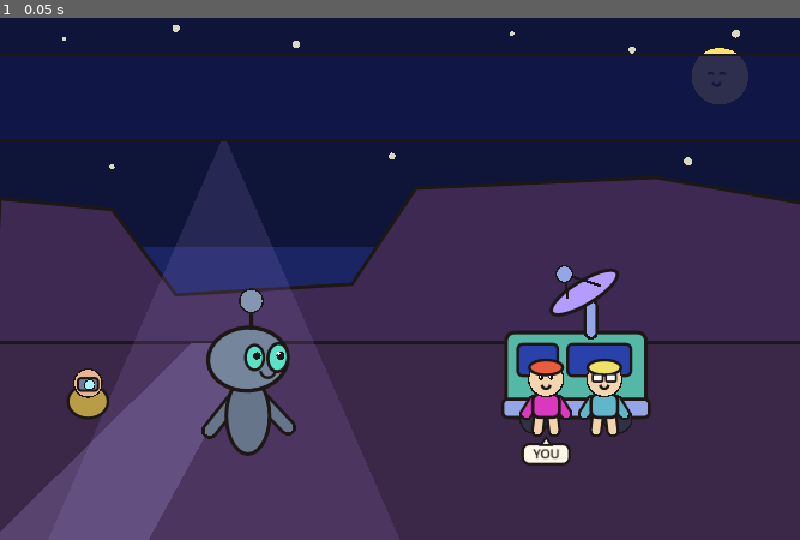
Above: before the commit, frame 1.
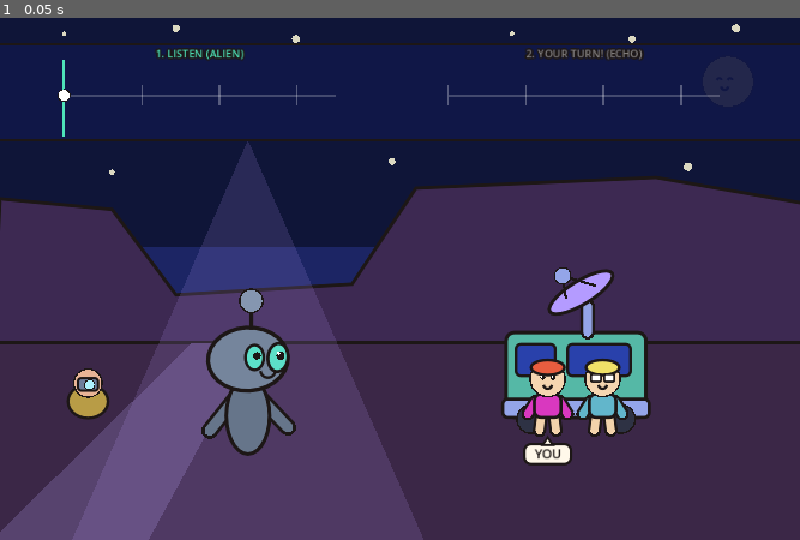
Above: after the commit, the same moment.

Repository: 1beenlee/rhythm-rhythm
Game: Godot game, scene res://games/echo_planet/visual.tscn
Two runs of this game, one before a commit and one after it. Both use one fixed random seed, a clock stepped at 60 frames per second and the inputs below. This scene is started directly instead of the project's main scene.
Inputs:
- Up to frame 1 (0.05 s): no input

The runs differ from the first frame. In frame 1, 5.4% of the frame differs, in the area x 0-100%, y 1-100%.

Commit message:
fix(v0.2): lock Echo Planet and stage soundtracks/visuals 100% to chart beats

Diff:
--- a/games/echo_planet/visual.gd
+++ b/games/echo_planet/visual.gd
@@ -14,44 +14,46 @@
 func _draw() -> void:
     var w := size.x
     var h := size.y
-    var beat := current_beat()
-    var cycle_beat := fposmod(beat, 8.0)
-    var is_response_turn := (cycle_beat >= 3.45 and cycle_beat <= 7.65) and beat < 48.0
-    var pulse := 0.0 if reduced_motion else sin(beat * TAU)
-    var half_pulse := 0.0 if reduced_motion else absf(sin(beat * PI))
-    var next_diff := next_event_diff("tap")
+    var song_started := (session == null or session.active or session.song_time > 0.0)
+    var beat := current_beat() if song_started else -1.0
+    var cycle_beat := fposmod(maxf(0.0, beat), 8.0)
+    var is_response_turn := song_started and (cycle_beat >= 3.5 and cycle_beat < 8.0) and beat < 48.0
+    var pulse := 0.0 if reduced_motion else sin(maxf(0.0, beat) * TAU)
+    var half_pulse := 0.0 if reduced_motion else absf(sin(maxf(0.0, beat) * PI))
+    var next_diff := next_event_diff("tap") if song_started else 999.0
     var ant_ratio := clampf(1.0 - (next_diff / 0.55), 0.0, 1.0) if (next_diff >= 0.0 and next_diff <= 0.55) else 0.0
     var react_ratio := clampf(reaction_timer / 0.45, 0.0, 1.0)
 
     # Check if the alien is currently singing a call note
     var active_call_tone := -1
     var call_pop := 0.0
-    for c_item in chart.get("calls", []):
-        var d := beat - float(c_item.get("beat", -99.0))
-        if d >= -0.04 and d <= 0.42:
-            active_call_tone = int(c_item.get("tone", 0))
-            call_pop = clampf(1.0 - d / 0.42, 0.0, 1.0)
+    if song_started:
+        for c_item in chart.get("calls", []):
+            var d := beat - float(c_item.get("beat", -99.0))
+            if d >= -0.02 and d <= 0.38:
+                active_call_tone = int(c_item.get("tone", 0))
+                call_pop = clampf(1.0 - maxf(0.0, d) / 0.38, 0.0, 1.0)
 
     # 1. Deep Cosmic Night Sky & Twinkling Stars
     draw_rect(Rect2(0, 0, w, h), SKY_MID)
     draw_rect(Rect2(0, 0, w, h * 0.45), SKY_TOP)
     var star_seeds := [
-        Vector2(0.08, 0.06), Vector2(0.22, 0.04), Vector2(0.37, 0.07),
-        Vector2(0.64, 0.05), Vector2(0.79, 0.08), Vector2(0.92, 0.05),
-        Vector2(0.14, 0.30), Vector2(0.49, 0.28), Vector2(0.86, 0.29),
+        Vector2(0.08, 0.05), Vector2(0.22, 0.04), Vector2(0.37, 0.06),
+        Vector2(0.64, 0.05), Vector2(0.79, 0.06), Vector2(0.92, 0.04),
+        Vector2(0.14, 0.31), Vector2(0.49, 0.29), Vector2(0.86, 0.30),
     ]
     for s_idx in range(star_seeds.size()):
         var sv: Vector2 = star_seeds[s_idx]
         var tw := 2.5 + (0.0 if reduced_motion else absf(sin(beat * 1.5 + float(s_idx))) * 2.5)
         draw_circle(Vector2(sv.x * w, sv.y * h), tw, Color(1.0, 0.98, 0.85, 0.85))
 
-    # Sleepy / Grooving Crescent Moon in Upper Right
-    var moon_pos := Vector2(w * 0.90, h * 0.13)
-    CartoonDraw.draw_outlined_circle(self, moon_pos, 34.0, Color("ffe270"), CartoonDraw.INK, 3.8)
-    CartoonDraw.draw_eyes(self, moon_pos + Vector2(-4, -2), 14.0, 3.2, "happy")
-    CartoonDraw.draw_mouth(self, moon_pos + Vector2(-4, 8), 10.0, 6.0, "smile")
-
-    # 2. Canyon Mesa Silhouettes & Desert Planet Ground (First Contact homage)
+    # Grooving Crescent Moon in Upper Right
+    var moon_pos := Vector2(w * 0.91, h * 0.14)
+    CartoonDraw.draw_outlined_circle(self, moon_pos, 30.0, Color("ffe270"), CartoonDraw.INK, 3.8)
+    CartoonDraw.draw_eyes(self, moon_pos + Vector2(-4, -2), 13.0, 3.0, "happy")
+    CartoonDraw.draw_mouth(self, moon_pos + Vector2(-4, 7), 9.0, 5.5, "smile")
+
+    # 2. Canyon Mesa Silhouettes & Desert Planet Ground
     var mesa_far := PackedVector2Array([
         Vector2(-10, h * 0.68),
         Vector2(0, h * 0.36),
@@ -67,7 +69,6 @@
     draw_rect(Rect2(0, h * 0.63, w, h * 0.37), GROUND_COL)
     draw_line(Vector2(0, h * 0.63), Vector2(w, h * 0.63), CartoonDraw.INK, 4.5)
 
-    # Winding alien desert road
     var road_pts := PackedVector2Array([
         Vector2(w * 0.24, h * 0.63),
         Vector2(w * 0.32, h * 0.63),
@@ -77,21 +78,22 @@
     draw_colored_polygon(road_pts, Color("57436e"))
 
     # Spotlight Cone showing LISTEN (Left Alien) vs YOUR TURN (Right Crew)
-    var spot_x := w * 0.70 if is_response_turn else w * 0.28
-    var spot_col := Color(0.38, 0.95, 0.82, 0.13) if is_response_turn else Color(0.75, 0.62, 1.0, 0.13)
+    var van_x := w * (0.67 if w < 500.0 else 0.72)
+    var spot_x := van_x if is_response_turn else w * 0.31
+    var spot_col := Color(0.38, 0.95, 0.82, 0.15) if is_response_turn else Color(0.75, 0.62, 1.0, 0.15)
     var spot_pts := PackedVector2Array([
-        Vector2(spot_x, h * 0.24),
+        Vector2(spot_x, h * 0.25),
         Vector2(spot_x - w * 0.22, h),
         Vector2(spot_x + w * 0.22, h),
     ])
     draw_colored_polygon(spot_pts, spot_col)
 
-    # 3. Upper Sky Call-and-Response Phrase Band (Syllable Star Icons!)
-    var band_rect := Rect2(0, h * 0.09, w, h * 0.16)
-    draw_rect(band_rect, Color(BAND_BG.r, BAND_BG.g, BAND_BG.b, 0.88))
+    # 3. Upper Sky Call-and-Response Phrase Band with Live Beat Grid & Comet Playhead!
+    var band_rect := Rect2(0, h * 0.07, w, h * 0.18)
+    draw_rect(band_rect, Color(BAND_BG.r, BAND_BG.g, BAND_BG.b, 0.92))
     draw_line(Vector2(0, band_rect.position.y), Vector2(w, band_rect.position.y), CartoonDraw.INK, 3.5)
     draw_line(Vector2(0, band_rect.end.y), Vector2(w, band_rect.end.y), CartoonDraw.INK, 3.5)
-    _draw_phrase_constellation_band(band_rect, beat, is_response_turn)
+    _draw_phrase_constellation_band(band_rect, beat, cycle_beat, is_response_turn)
 
     # 4. Left Stage: Expressive Alien Lead Singer ("Luma-Lou") + Observer Photographer
     var observer_pos := Vector2(w * 0.11, h * 0.74)
@@ -101,82 +103,129 @@
     _draw_alien_singer(alien_pos, beat, half_pulse, active_call_tone, call_pop, react_ratio)
 
     # 5. Right Stage: Radar Van + Satellite Dish + Player Duo ("Pip & Astro" with YOU badge)
-    var van_pos := Vector2(w * (0.67 if w < 500.0 else 0.72), h * 0.77)
+    var van_pos := Vector2(van_x, h * 0.77)
     _draw_radar_van_and_crew(van_pos, beat, pulse, half_pulse, is_response_turn, ant_ratio, react_ratio)
 
-    # 6. Neon Star Concert Burst on Hit!
+    # 6. 4-Beat Traveling Cosmic Soundwave Pulses from Alien Antenna -> Radar Dish!
+    var alien_emit_pos := alien_pos + Vector2(36.0, -108.0)
+    var dish_target_pos := van_pos + Vector2(10.0, -148.0)
+    _draw_traveling_echo_pulses(alien_emit_pos, dish_target_pos, beat)
+
+    # 7. Neon Star Concert Burst on Hit!
     if react_ratio > 0.0:
-        _draw_echo_hit_stars(Vector2(w * 0.72, h * 0.62), react_ratio)
+        _draw_echo_hit_stars(Vector2(van_x, h * 0.62), react_ratio)
 
     paint_feedback()
 
-func _draw_phrase_constellation_band(band_rect: Rect2, beat: float, is_response_turn: bool) -> void:
-    var cycle_start := floorf(beat / 8.0) * 8.0
+func _draw_phrase_constellation_band(band_rect: Rect2, beat: float, cycle_beat: float, is_response_turn: bool) -> void:
+    var w := band_rect.size.x
+    var cy := band_rect.get_center().y + 4.0
+    var cycle_start := floorf(maxf(0.0, beat) / 8.0) * 8.0
     if cycle_start >= 48.0:
         cycle_start = 40.0
-    var cy := band_rect.get_center().y
+
+    # Left track: LISTEN (rel 0.0 .. 3.5) mapped across x = [0.08*w .. 0.42*w]
+    var l_start := w * 0.08
+    var l_span := w * 0.34
+    # Right track: YOUR TURN (rel 0.0 .. 3.5) mapped across x = [0.56*w .. 0.90*w]
+    var r_start := w * 0.56
+    var r_span := w * 0.34
+
+    # Phase headers
+    var listen_col := CartoonDraw.MINT if not is_response_turn else Color(1, 1, 1, 0.45)
+    var turn_col := CartoonDraw.GOLD if is_response_turn else Color(1, 1, 1, 0.45)
+    CartoonDraw.draw_outlined_text(self, Vector2(l_start, band_rect.position.y + 16.0), "1. LISTEN (ALIEN)", int(l_span), 13, listen_col, CartoonDraw.INK, 2.2)
+    CartoonDraw.draw_outlined_text(self, Vector2(r_start, band_rect.position.y + 16.0), "2. YOUR TURN! (ECHO)", int(r_span), 13, turn_col, CartoonDraw.INK, 2.2)
+
+    # Draw 4 integer beat grid ticks (0, 1, 2, 3) on both Left and Right tracks so offbeats (0.5, 1.5, 2.5) are 100% readable!
+    draw_line(Vector2(l_start, cy), Vector2(l_start + l_span, cy), Color(1, 1, 1, 0.22), 2.5)
+    draw_line(Vector2(r_start, cy), Vector2(r_start + r_span, cy), Color(1, 1, 1, 0.22), 2.5)
+    for b_tick in range(4):
+        var u_tick := float(b_tick) / 3.5
+        var lx := l_start + u_tick * l_span
+        var rx := r_start + u_tick * r_span
+        var l_pulse := beat >= 0.0 and (absf(cycle_beat - float(b_tick)) < 0.18)
+        var r_pulse := beat >= 0.0 and (absf((cycle_beat - 4.0) - float(b_tick)) < 0.18)
+        draw_line(Vector2(lx, cy - 12.0), Vector2(lx, cy + 12.0), CartoonDraw.MINT if l_pulse else Color(1, 1, 1, 0.30), 3.0 if l_pulse else 1.8)
+        draw_line(Vector2(rx, cy - 12.0), Vector2(rx, cy + 12.0), CartoonDraw.GOLD if r_pulse else Color(1, 1, 1, 0.30), 3.0 if r_pulse else 1.8)
 
     # Collect calls and events in this 8-beat phrase
-    var phrase_calls: Array = []
     for c_item in chart.get("calls", []):
         var cb := float(c_item.get("beat", 0.0))
         if cb >= cycle_start - 0.1 and cb < cycle_start + 4.0:
-            phrase_calls.append(c_item)
-
-    var phrase_events: Array = []
+            var rel := cb - cycle_start
+            var sx := l_start + (rel / 3.5) * l_span
+            var sy := cy - float(int(c_item.get("tone", 0)) - 1) * 6.0
+            var sung := beat >= cb - 0.03
+            var active_now := absf(beat - cb) <= 0.22
+            var r := 22.0 if active_now else (17.0 if sung else 12.0)
+            var col := CartoonDraw.GOLD if active_now else (Color("9be8ff") if sung else Color("34437a"))
+            CartoonDraw.draw_star(self, Vector2(sx, sy), r, r * 0.45, 4, 0.0, col, CartoonDraw.INK, 3.2)
+
     var events: Array = chart.get("events", [])
     for i in range(events.size()):
         var eb := float(events[i].get("beat", 0.0))
         if eb >= cycle_start + 3.5 and eb < cycle_start + 8.0:
-            phrase_events.append({"index": i, "beat": eb, "rel": eb - (cycle_start + 4.0)})
-
-    # Left half of band: Alien Call Syllables (4-pointed cyan/gold stars)
-    for ci in range(phrase_calls.size()):
-        var c_data: Dictionary = phrase_calls[ci]
-        var cb := float(c_data.get("beat", 0.0))
-        var rel := cb - cycle_start
-        var sx := band_rect.size.x * (0.20 + rel * 0.085)
-        var sy := cy - float(int(c_data.get("tone", 0)) - 1) * 8.0
-        var sung := beat >= cb - 0.05
-        var active_now := absf(beat - cb) <= 0.28
-        var r := 24.0 if active_now else (19.0 if sung else 13.0)
-        var col := Color("9be8ff") if sung else Color("34437a")
-        if active_now:
-            col = CartoonDraw.GOLD
-        CartoonDraw.draw_star(self, Vector2(sx, sy), r, r * 0.45, 4, 0.0, col, CartoonDraw.INK, 3.5)
-
-    # Right half of band: Player Echo Planet Targets (ringed planets -> burst stars on hit!)
-    for ei in range(phrase_events.size()):
-        var e_data: Dictionary = phrase_events[ei]
-        var idx: int = int(e_data["index"])
-        var eb: float = float(e_data["beat"])
-        var rel: float = float(e_data["rel"])
-        var px := band_rect.size.x * (0.58 + rel * 0.085)
-        var py := cy
-        var ev_grade := event_grade(idx)
-        var is_hit := (ev_grade == "Perfect" or ev_grade == "Good")
-        var is_missed := (ev_grade == "Miss" or (not is_hit and beat - eb > 0.20))
-        var is_due := absf(eb - beat) <= 0.25
-        if is_hit:
-            CartoonDraw.draw_star(self, Vector2(px, py), 24.0, 11.0, 5, -PI * 0.5, CartoonDraw.GOLD, CartoonDraw.INK, 3.5)
-            CartoonDraw.draw_neon_star_outline(self, Vector2(px, py), 31.0, 15.0, 5, beat * 1.2, CartoonDraw.MINT, 3.0)
-        elif is_missed:
-            CartoonDraw.draw_outlined_circle(self, Vector2(px, py), 14.0, Color("6e4259"), CartoonDraw.INK, 3.0)
-            CartoonDraw.draw_eyes(self, Vector2(px, py), 10.0, 3.0, "dizzy")
+            var rel := eb - (cycle_start + 4.0)
+            var px := r_start + (rel / 3.5) * r_span
+            var py := cy
+            var ev_grade := event_grade(i)
+            var is_hit := (ev_grade == "Perfect" or ev_grade == "Good")
+            var is_missed := (ev_grade == "Miss" or (not is_hit and beat - eb > 0.20))
+            var diff := eb - beat
+            # Shrinking timing approach ring when 0.0 <= diff <= 1.0!
+            if not is_hit and not is_missed and diff >= -0.08 and diff <= 1.0:
+                var ring_r := lerpf(16.0, 40.0, clampf(diff, 0.0, 1.0))
+                var ring_col := CartoonDraw.GOLD if diff <= 0.20 else CartoonDraw.MINT
+                draw_arc(Vector2(px, py), ring_r, 0.0, TAU, 24, ring_col, 3.2, true)
+            if is_hit:
+                CartoonDraw.draw_star(self, Vector2(px, py), 22.0, 10.0, 5, -PI * 0.5, CartoonDraw.GOLD, CartoonDraw.INK, 3.2)
+                CartoonDraw.draw_neon_star_outline(self, Vector2(px, py), 28.0, 13.0, 5, beat * 1.2, CartoonDraw.MINT, 2.8)
+            elif is_missed:
+                CartoonDraw.draw_outlined_circle(self, Vector2(px, py), 13.0, Color("6e4259"), CartoonDraw.INK, 3.0)
+                CartoonDraw.draw_eyes(self, Vector2(px, py), 9.0, 2.8, "dizzy")
+            else:
+                var is_due := absf(diff) <= 0.18
+                var p_col := CartoonDraw.GOLD if is_due else (Color("9c7ae8") if is_response_turn else Color("4a3b78"))
+                var pr := 17.0 if is_due else 14.0
+                CartoonDraw.draw_outlined_ellipse(self, Vector2(px, py), pr * 1.5, pr * 0.46, -0.42, p_col.lightened(0.18), CartoonDraw.INK, 2.8)
+                CartoonDraw.draw_outlined_circle(self, Vector2(px, py), pr, p_col, CartoonDraw.INK, 3.2)
+                CartoonDraw.draw_outlined_text(self, Vector2(px - 12, py + 5), "A", 24, 14, CartoonDraw.PAPER, CartoonDraw.INK, 2.2)
+
+    # Live Sweeping Comet Playhead so the current beat position is 100% unmistakable!
+    if beat >= 0.0 and beat < 48.0:
+        if cycle_beat < 4.0:
+            var play_x := l_start + clampf(cycle_beat / 3.5, 0.0, 1.08) * l_span
+            draw_line(Vector2(play_x, band_rect.position.y + 18.0), Vector2(play_x, band_rect.end.y - 4.0), CartoonDraw.MINT, 3.0)
+            CartoonDraw.draw_outlined_circle(self, Vector2(play_x, cy), 6.5, Color.WHITE, CartoonDraw.INK, 2.5)
         else:
-            var p_col := CartoonDraw.GOLD if is_due else ( Color("9c7ae8") if is_response_turn else Color("4a3b78") )
-            var pr := 18.0 if is_due else 15.0
-            # Planet ring + sphere with "A" cue
-            CartoonDraw.draw_outlined_ellipse(self, Vector2(px, py), pr * 1.55, pr * 0.48, -0.45, p_col.lightened(0.18), CartoonDraw.INK, 3.0)
-            CartoonDraw.draw_outlined_circle(self, Vector2(px, py), pr, p_col, CartoonDraw.INK, 3.5)
-            CartoonDraw.draw_outlined_text(self, Vector2(px - 14, py + 6), "A", 28, 15, CartoonDraw.PAPER, CartoonDraw.INK, 2.5)
+            var play_x := r_start + clampf((cycle_beat - 4.0) / 3.5, 0.0, 1.08) * r_span
+            draw_line(Vector2(play_x, band_rect.position.y + 18.0), Vector2(play_x, band_rect.end.y - 4.0), CartoonDraw.GOLD, 3.5)
+            CartoonDraw.draw_outlined_circle(self, Vector2(play_x, cy), 7.5, CartoonDraw.GOLD, CartoonDraw.INK, 2.5)
+
+func _draw_traveling_echo_pulses(from_pos: Vector2, to_pos: Vector2, beat: float) -> void:
+    # Each event in Echo Planet is exactly 4.0 beats after its call!
+    # Draw a glowing star-note traveling from the Alien to the Radar Dish over those 4.0 beats.
+    var events: Array = chart.get("events", [])
+    for i in range(events.size()):
+        var ev_grade := event_grade(i)
+        if ev_grade == "Perfect" or ev_grade == "Good":
+            continue
+        var eb := float(events[i].get("beat", 0.0))
+        var cb := eb - 4.0
+        if beat < cb or beat > eb + 0.15:
+            continue
+        var progress := clampf((beat - cb) / 4.0, 0.0, 1.0)
+        var arc_lift := sin(progress * PI) * minf(size.y * 0.18, 95.0)
+        var pos := from_pos.lerp(to_pos, progress) + Vector2(0, -arc_lift)
+        var col := CartoonDraw.GOLD if progress >= 0.85 else CartoonDraw.MINT
+        CartoonDraw.draw_star(self, pos, 15.0 + progress * 5.0, 7.0 + progress * 2.0, 5, beat * 3.0, col, CartoonDraw.INK, 3.0)
 
 func _draw_observer_character(pos: Vector2, _beat: float, half_pulse: float, react_ratio: float) -> void:
     var squat := 0.0 if reduced_motion else half_pulse * 4.0
     var p := pos + Vector2(0, squat)
     CartoonDraw.draw_outlined_ellipse(self, p, 24.0, 20.0, 0.0, Color("b89c46"), CartoonDraw.INK, 3.5)
     CartoonDraw.draw_outlined_circle(self, p + Vector2(0, -22), 16.0, Color("e8b496"), CartoonDraw.INK, 3.5)
-    # Camera held in front of face
     CartoonDraw.draw_outlined_box(self, Rect2(p.x - 12, p.y - 28, 24, 15), Color("6e7d9c"), CartoonDraw.INK, 3.0, 4.0)
     CartoonDraw.draw_outlined_circle(self, p + Vector2(2, -20), 5.5, Color("aef2ff"), CartoonDraw.INK, 2.5)
     if react_ratio > 0.0 and last_grade == "Perfect":
@@ -186,31 +235,26 @@
     var bob := 0.0 if reduced_motion else half_pulse * 8.0
     var singing := active_tone >= 0
     var body_pos := base_pos + Vector2(0, -34.0 + bob)
-    # Alien slender torso & outstretched arms
     var arm_lift := call_pop * 26.0 if singing else (0.0 if reduced_motion else half_pulse * 6.0)
     CartoonDraw.draw_limb(self, body_pos + Vector2(-14, -22), body_pos + Vector2(-46, 18 - arm_lift), 6.0, Color("66758a"), CartoonDraw.INK, 3.8)
     CartoonDraw.draw_limb(self, body_pos + Vector2(14, -22), body_pos + Vector2(48, 14 - arm_lift), 6.0, Color("66758a"), CartoonDraw.INK, 3.8)
     CartoonDraw.draw_outlined_ellipse(self, body_pos, 26.0, 46.0, 0.0, Color("66758a"), CartoonDraw.INK, 4.2)
 
-    # Big Alien Head
     var head_pos := body_pos + Vector2(0, -68.0 - call_pop * 8.0)
     CartoonDraw.draw_outlined_ellipse(self, head_pos, 48.0, 38.0, -0.06, Color("75859c"), CartoonDraw.INK, 4.5)
-    # Big Mint-Green Alien Side Eye & Expressive Face
     CartoonDraw.draw_outlined_ellipse(self, head_pos + Vector2(36, -2), 12.0, 17.0, 0.1, ALIEN_TEAL, CartoonDraw.INK, 3.8)
     draw_circle(head_pos + Vector2(39, -4), 5.0, CartoonDraw.INK)
     draw_circle(head_pos + Vector2(37, -7), 2.0, Color.WHITE)
     CartoonDraw.draw_outlined_ellipse(self, head_pos + Vector2(8, -2), 11.0, 15.0, 0.0, ALIEN_TEAL, CartoonDraw.INK, 3.5)
     draw_circle(head_pos + Vector2(11, -4), 4.5, CartoonDraw.INK)
 
-    # Antenna on top of Alien Head
     var ant_base := head_pos + Vector2(4, -36)
-    var ant_sway := 0.0 if reduced_motion else sin(beat * TAU) * 12.0
+    var ant_sway := 0.0 if reduced_motion else sin(beat * TAU) * 10.0
     var ant_tip := ant_base + Vector2(ant_sway, -34.0 - call_pop * 10.0)
     draw_line(ant_base, ant_tip, CartoonDraw.INK, 4.5, true)
     var orb_col := CartoonDraw.GOLD if singing else Color("8596b0")
     CartoonDraw.draw_outlined_circle(self, ant_tip, 13.0 + call_pop * 4.0, orb_col, CartoonDraw.INK, 3.8)
 
-    # Singing Mouth & Speech Wave
     var m_style := "smile"
     if singing:
         m_style = "open_a" if active_tone >= 2 else "open_o"
@@ -225,64 +269,52 @@
             draw_arc(wave_center, wr, -0.6, 0.6, 12, CartoonDraw.GOLD, 3.5, true)
         CartoonDraw.draw_music_note(self, wave_center + Vector2(26, -18 - (1.0 - call_pop) * 12.0), 1.0, CartoonDraw.MINT, CartoonDraw.INK)
 
-func _draw_radar_van_and_crew(van_pos: Vector2, beat: float, pulse: float, half_pulse: float, is_response_turn: bool, ant_ratio: float, react_ratio: float) -> void:
-    # Retro Space Van
+func _draw_radar_van_and_crew(van_pos: Vector2, _beat: float, pulse: float, half_pulse: float, is_response_turn: bool, ant_ratio: float, react_ratio: float) -> void:
     var vw := minf(168.0, size.x * 0.40)
     var vh := 102.0
     var vrect := Rect2(van_pos.x - vw * 0.5, van_pos.y - vh, vw, vh)
     CartoonDraw.draw_outlined_box(self, vrect, VAN_MINT, CartoonDraw.INK, 4.2, 10.0)
     CartoonDraw.draw_outlined_box(self, Rect2(vrect.position.x - 4, vrect.end.y - 22, vw + 8, 22), VAN_TRIM, CartoonDraw.INK, 3.8, 6.0)
-    # Van Windows
-    CartoonDraw.draw_outlined_box(self, Rect2(vrect.position.x + 14, vrect.position.y + 14, 48, 38), Color("2941ab"), CartoonDraw.INK, 3.5, 6.0)
-    CartoonDraw.draw_outlined_box(self, Rect2(vrect.position.x + 74, vrect.position.y + 14, 76, 38), Color("2941ab"), CartoonDraw.INK, 3.5, 6.0)
-    # Wheels
-    CartoonDraw.draw_outlined_circle(self, Vector2(vrect.position.x + 34, vrect.end.y + 2), 16.0, Color("2e3244"), CartoonDraw.INK, 4.0)
-    CartoonDraw.draw_outlined_circle(self, Vector2(vrect.end.x - 34, vrect.end.y + 2), 16.0, Color("2e3244"), CartoonDraw.INK, 4.0)
-
-    # Rotating Satellite Dish on Van Roof
-    var dish_base := Vector2(van_pos.x + 18, vrect.position.y)
+    CartoonDraw.draw_outlined_box(self, Rect2(vrect.position.x + 12, vrect.position.y + 14, vw * 0.28, 38), Color("2941ab"), CartoonDraw.INK, 3.5, 6.0)
+    CartoonDraw.draw_outlined_box(self, Rect2(vrect.position.x + vw * 0.44, vrect.position.y + 14, vw * 0.45, 38), Color("2941ab"), CartoonDraw.INK, 3.5, 6.0)
+    CartoonDraw.draw_outlined_circle(self, Vector2(vrect.position.x + 30, vrect.end.y + 2), 16.0, Color("2e3244"), CartoonDraw.INK, 4.0)
+    CartoonDraw.draw_outlined_circle(self, Vector2(vrect.end.x - 30, vrect.end.y + 2), 16.0, Color("2e3244"), CartoonDraw.INK, 4.0)
+
+    var dish_base := Vector2(van_pos.x + 14, vrect.position.y)
     CartoonDraw.draw_limb(self, dish_base, dish_base + Vector2(0, -32), 5.0, VAN_TRIM, CartoonDraw.INK, 3.5)
     var dish_tilt := -0.55 + (0.0 if reduced_motion else pulse * 0.08) - ant_ratio * 0.18
     if react_ratio > 0.0 and last_grade != "Miss":
         dish_tilt -= sin(react_ratio * PI) * 0.25
     var dish_center := dish_base + Vector2(-8, -48)
-    CartoonDraw.draw_outlined_ellipse(self, dish_center, 46.0, 14.0, dish_tilt, ALIEN_LAVENDER, CartoonDraw.INK, 4.0)
-    var feed_pos := dish_center + Vector2(-24, -22)
-    draw_line(dish_center + Vector2(-20, 8), feed_pos, CartoonDraw.INK, 3.0)
-    draw_line(dish_center + Vector2(20, -8), feed_pos, CartoonDraw.INK, 3.0)
+    CartoonDraw.draw_outlined_ellipse(self, dish_center, 44.0, 14.0, dish_tilt, ALIEN_LAVENDER, CartoonDraw.INK, 4.0)
+    var feed_pos := dish_center + Vector2(-22, -20)
+    draw_line(dish_center + Vector2(-18, 8), feed_pos, CartoonDraw.INK, 3.0)
+    draw_line(dish_center + Vector2(18, -8), feed_pos, CartoonDraw.INK, 3.0)
     var feed_col := CartoonDraw.GOLD if (is_response_turn or react_ratio > 0.0) else VAN_TRIM
     CartoonDraw.draw_outlined_circle(self, feed_pos, 9.0, feed_col, CartoonDraw.INK, 3.2)
 
-    # Player Responder Characters standing in front of Van ("Pip" & "Astro")
     var bounce := 0.0 if reduced_motion else half_pulse * 6.0
     var jump := 0.0
     if react_ratio > 0.0 and last_grade != "Miss" and not reduced_motion:
         jump = sin(react_ratio * PI) * 18.0
 
-    var pip_pos := Vector2(van_pos.x - 36, van_pos.y + 8 - bounce - jump)
-    var astro_pos := Vector2(van_pos.x + 34, van_pos.y + 8 - bounce * 0.85 - jump)
+    var pip_pos := Vector2(van_pos.x - 34, van_pos.y + 8 - bounce - jump)
+    var astro_pos := Vector2(van_pos.x + 32, van_pos.y + 8 - bounce * 0.85 - jump)
     _draw_crew_kid(pip_pos, Color("d938bf"), Color("e85d3f"), false, is_response_turn, ant_ratio, react_ratio)
     _draw_crew_kid(astro_pos, Color("62b6cb"), Color("f0e168"), true, is_response_turn, ant_ratio, react_ratio)
 
-    # Iconic "You" label underneath Player Character (matching Reference Image 2!)
     CartoonDraw.draw_you_badge(self, Vector2(pip_pos.x, van_pos.y + 22), "YOU", false)
 
 func _draw_crew_kid(pos: Vector2, outfit_col: Color, hair_col: Color, has_glasses: bool, is_turn: bool, ant_ratio: float, react_ratio: float) -> void:
-    # Legs
     CartoonDraw.draw_limb(self, pos + Vector2(-8, -8), pos + Vector2(-10, 8), 4.5, Color("f2d3ab"), CartoonDraw.INK, 3.2)
     CartoonDraw.draw_limb(self, pos + Vector2(8, -8), pos + Vector2(10, 8), 4.5, Color("f2d3ab"), CartoonDraw.INK, 3.2)
-    # Arms (raise hands when singing back!)
     var arm_up := 18.0 if (react_ratio > 0.0 and last_grade != "Miss") else (ant_ratio * 10.0)
     CartoonDraw.draw_limb(self, pos + Vector2(-14, -28), pos + Vector2(-24, -12 - arm_up), 4.5, outfit_col, CartoonDraw.INK, 3.2)
     CartoonDraw.draw_limb(self, pos + Vector2(14, -28), pos + Vector2(24, -12 - arm_up), 4.5, outfit_col, CartoonDraw.INK, 3.2)
-    # Body
     CartoonDraw.draw_outlined_box(self, Rect2(pos.x - 16, pos.y - 36, 32, 28), outfit_col, CartoonDraw.INK, 3.8, 8.0)
-    # Head
     var hpos := pos + Vector2(0, -54)
     CartoonDraw.draw_outlined_circle(self, hpos, 20.0, Color("f5d5b0"), CartoonDraw.INK, 3.8)
-    # Hair
     CartoonDraw.draw_outlined_ellipse(self, hpos + Vector2(0, -14), 20.0, 9.0, 0.0, hair_col, CartoonDraw.INK, 3.5)
-    # Eyes & Mouth
     var e_style := "normal"
     var m_style := "smile"
     if react_ratio > 0.0:
Not shown, changed: assets/audio/beat_factory_good.wav
Not shown, changed: assets/audio/beat_factory_miss.wav
Not shown, changed: assets/audio/beat_factory_perfect.wav
Not shown, changed: assets/audio/beat_factory_song.wav
Not shown, changed: assets/audio/echo_planet_good.wav
Not shown, changed: assets/audio/echo_planet_miss.wav
Not shown, changed: assets/audio/echo_planet_perfect.wav
Not shown, changed: assets/audio/echo_planet_song.wav
Not shown, changed: assets/audio/fanfare_ok.wav
Not shown, changed: assets/audio/fanfare_superb.wav
Not shown, changed: assets/audio/rhythm_kitchen_good.wav
Not shown, changed: assets/audio/rhythm_kitchen_miss.wav
(and 3 more such lines)
